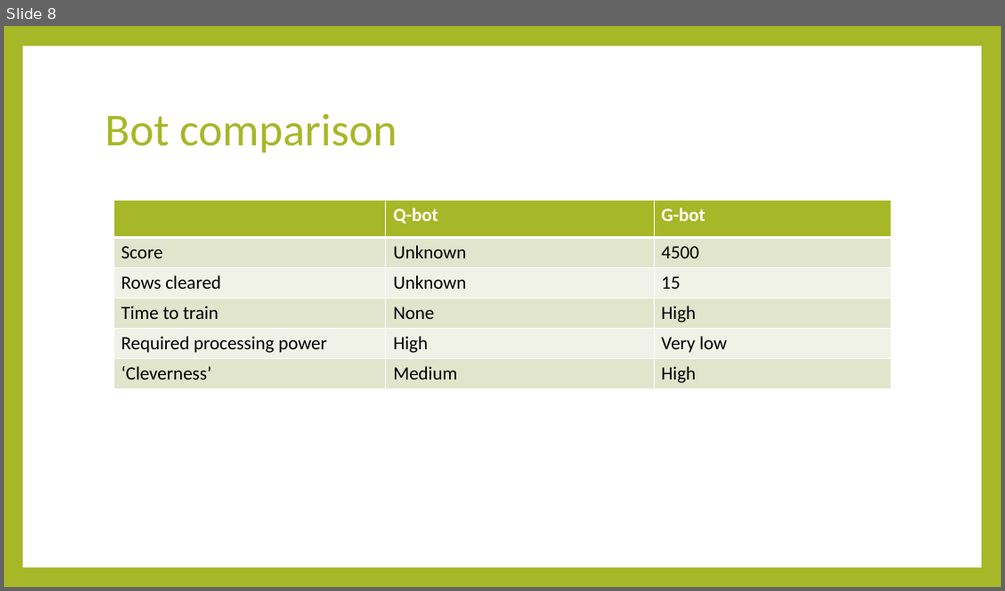
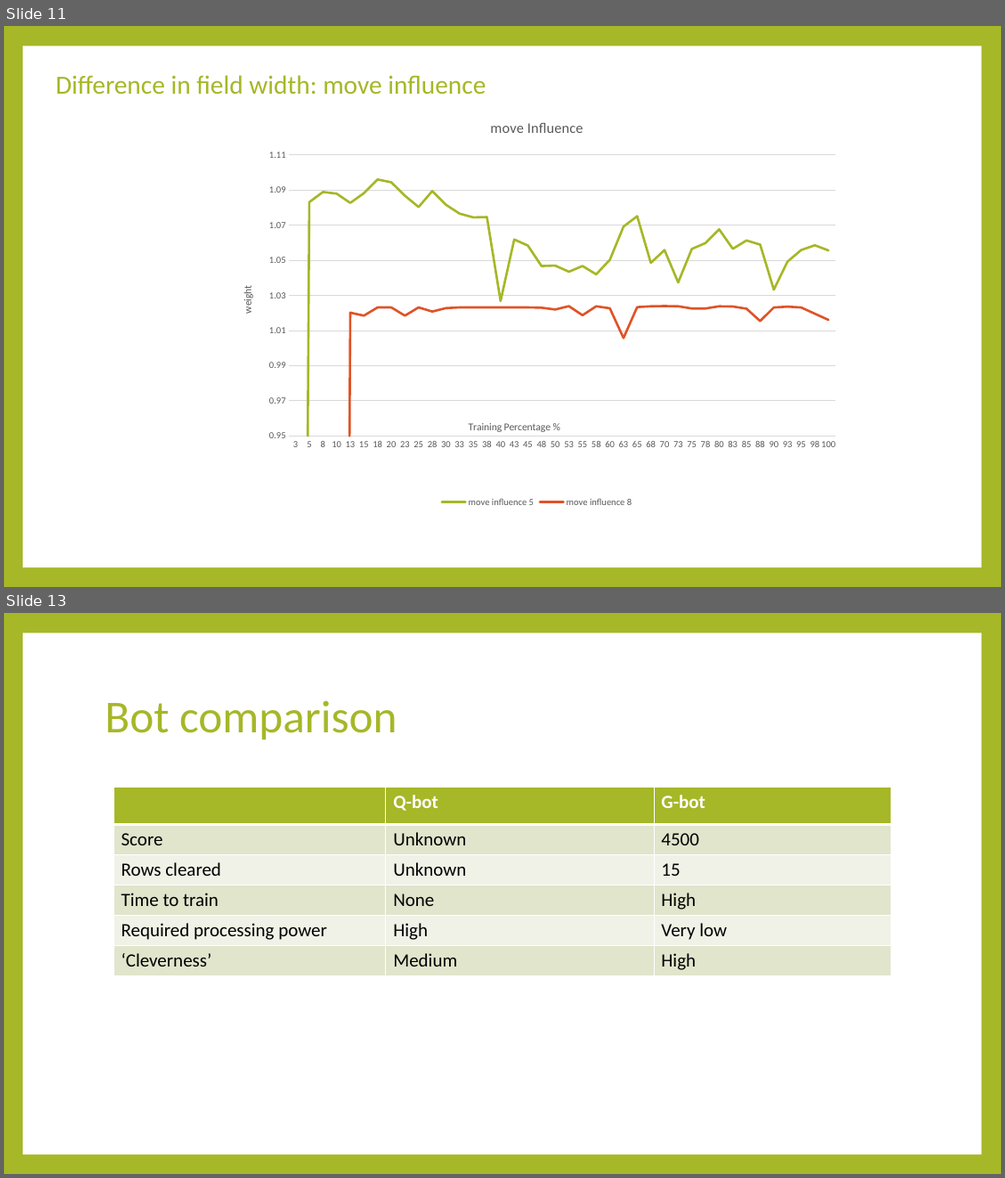
Before and after one commit to Hookz/pentominoes, a slide deck: Pentetris bots.pptx. Shown one above the other, each under a label of ours: slide 8 before the commit, slides 11 and 13 after it; the slides between them are not shown. The pictures are 1005x591 and 1005x1178 pixels, drawn with LibreOffice and Linux fonts; fonts in the diff are those of the drawing. Boxes give left, top, right and bottom in pixels: in the first picture for what was removed or moved away, otherwise in the second. Text is boxed around its words. In the diff, an @@ line names an element or a change of style, - is before the commit and + after.

```diff
--- a/Pentetris bots.pptx
+++ b/Pentetris bots.pptx
@@ slide 11 added at (4,26,1001,587), background #A6B727; not listed: 1 template element that a slide beside it also shows @@
@@ title added at (56,75,485,95), 25.2 pt, text #A6B727 @@
+Difference in field width: move influence
@@ line chart added at (226,103,848,510) @@
+title "move Influence "
+categories: 2.5, 5, 7.5, 10, 12.5, 15, 17.5, 20, 22.5, 25, 27.500000000000004, 30, 32.5, 35, 37.5, 40, 42.5, 45, 47.5, 50, 52.5, 55.000000000000007, 57.499999999999993, 60, 62.5, 65, 67.5, 70, 72.5, 75, 77.5, 80, 82.5, 85, 87.5, 90, 92.5, 95, 97.5, 100
+move influence 5: -0.103, 1.083, 1.089, 1.088, 1.083, 1.088, 1.096, 1.094, 1.087, 1.08, 1.089, 1.082, 1.077, 1.074, 1.075, 1.027, 1.062, 1.058, 1.047, 1.047, 1.043, 1.047, 1.042, 1.05, 1.069, 1.075, 1.049, 1.056, 1.037, 1.056, 1.06, 1.068, 1.056, 1.061, 1.059, 1.033, 1.049, 1.056, 1.059, 1.056
+move influence 8: 0.104, -0.378, -0.298, -0.301, 1.02, 1.018, 1.023, 1.023, 1.018, 1.023, 1.021, 1.023, 1.023, 1.023, 1.023, 1.023, 1.023, 1.023, 1.023, 1.022, 1.024, 1.019, 1.024, 1.023, 1.006, 1.023, 1.024, 1.024, 1.024, 1.023, 1.023, 1.024, 1.024, 1.022, 1.015, 1.023, 1.024, 1.023, 1.02, 1.016
@@ what was slide 8 is now slide 13 @@
```
Also in this commit, not shown: 5 other slides added, 1 slide removed.
